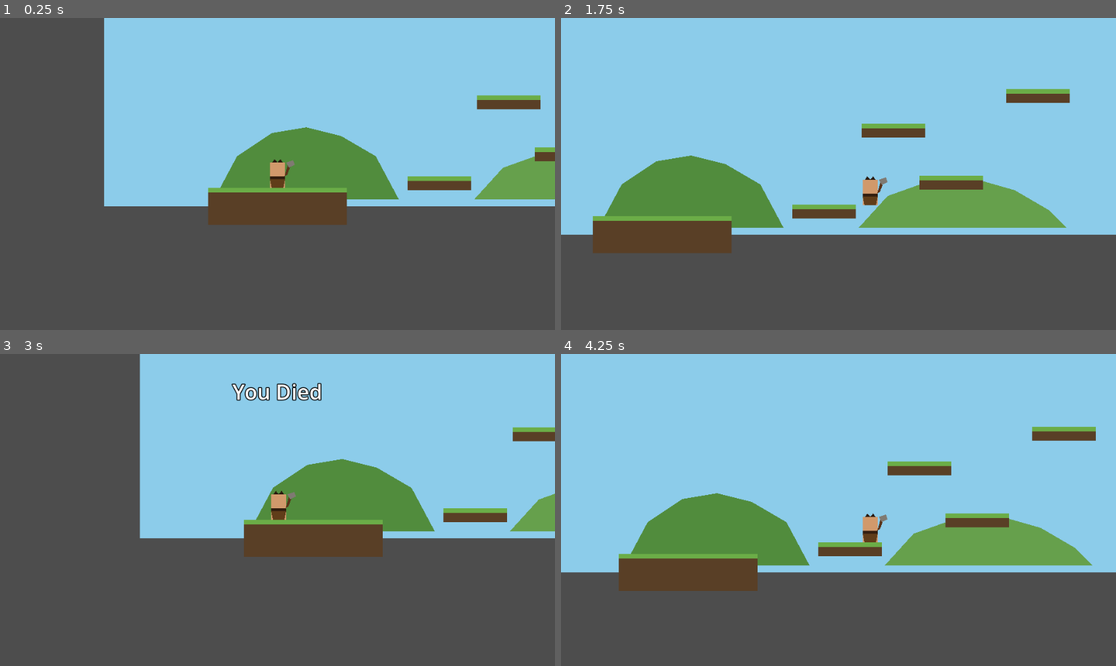
Above: before the commit, frames 1-4 (two rows, left to right).
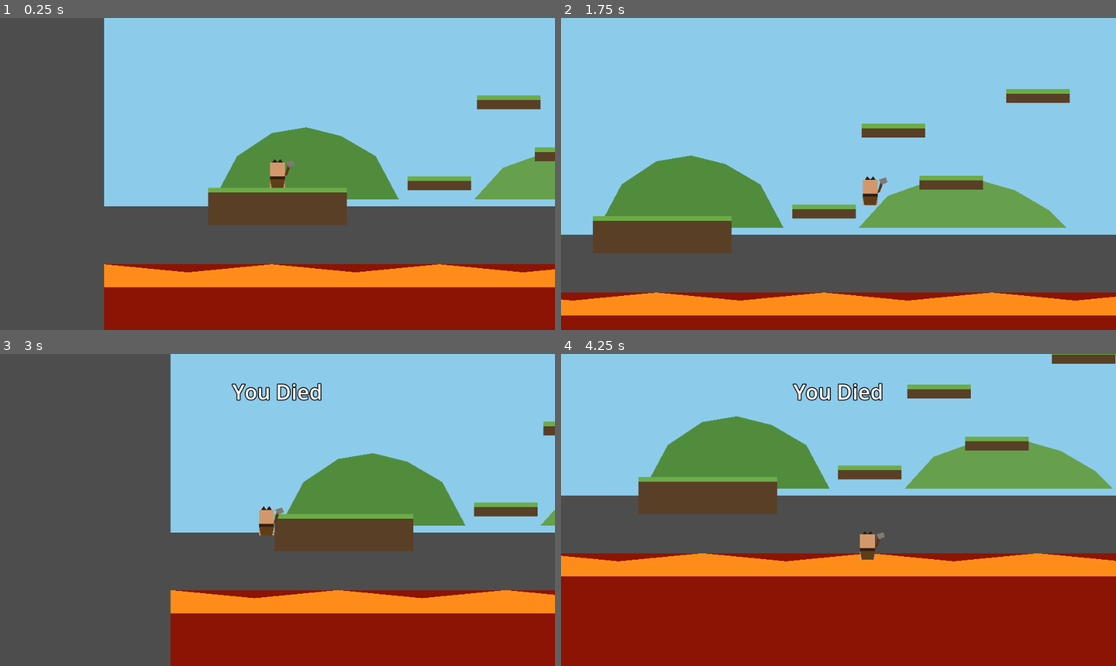
Above: after the commit, the same moments.

Repository: BrettSaley/Godot-platformer
Game: Godot game, scene res://scenes/Main.tscn
The game is run twice, just before and just after one commit, with the same random seed, the same clock (stepped at 60 frames per second) and the same inputs.
Inputs:
- Up to frame 1 (0.25 s): no input
- Up to frame 2 (1.75 s): tap Enter (ui_accept) at 0.5 s; hold D (move_right) from 0.53 s (still down); tap W (jump) at 0.77, 1.52 s
- Up to frame 3 (3 s): release D (move_right) at 2.03 s; hold A (move_left) 2.03-2.78 s; hold D (move_right) from 2.78 s (still down)
- Up to frame 4 (4.25 s): keep holding D (move_right); tap W (jump) at 3.02, 3.77 s

The runs differ from the first frame. In frame 1, 17% of the frame differs, in the area x 18-100%, y 78-100%; in frame 2, 12%; in frame 3, 27%; in frame 4, 68%, in the area x 0-100%, y 0-100%.

Commit message:
Add lava pit instead of an invisible kill line
Replaced the y-threshold fall check with an actual Area2D lava hazard
at the bottom of the level (dark red base with a glowing jagged
surface), so falling now visibly drops you into lava rather than a
grey void before showing "You Died" and respawning.

Co-Authored-By: Claude Sonnet 5 <noreply@anthropic.com>

Diff:
--- a/scenes/Main.tscn
+++ b/scenes/Main.tscn
@@ -14,6 +14,9 @@
 
 [sub_resource type="CircleShape2D" id="CircleShape2D_star"]
 radius = 14.0
+
+[sub_resource type="RectangleShape2D" id="RectangleShape2D_lava"]
+size = Vector2(1450, 300)
 
 [node name="Main" type="Node2D"]
 script = ExtResource("2_main")
@@ -31,6 +34,20 @@
 position = Vector2(620, 468)
 color = Color(0.4, 0.63, 0.3, 1)
 polygon = PackedVector2Array(-180, 20, -130, -35, -60, -60, 20, -65, 90, -45, 150, -10, 180, 20)
+
+[node name="Lava" type="Area2D" parent="."]
+position = Vector2(525, 750)
+
+[node name="CollisionShape2D" type="CollisionShape2D" parent="Lava"]
+shape = SubResource("RectangleShape2D_lava")
+
+[node name="Base" type="Polygon2D" parent="Lava"]
+color = Color(0.55, 0.08, 0.02, 1)
+polygon = PackedVector2Array(-725, -150, 725, -150, 725, 150, -725, 150)
+
+[node name="Glow" type="Polygon2D" parent="Lava"]
+color = Color(1, 0.55, 0.1, 1)
+polygon = PackedVector2Array(-725, -150, -580, -136, -435, -150, -290, -136, -145, -150, 0, -136, 145, -150, 290, -136, 435, -150, 580, -136, 725, -150, 725, -110, -725, -110)
 
 [node name="StartPlatform" type="StaticBody2D" parent="."]
 position = Vector2(100, 500)
--- a/scripts/main.gd
+++ b/scripts/main.gd
@@ -1,6 +1,4 @@
 extends Node2D
-
-const KILL_Y = 650.0
 
 @onready var player: CharacterBody2D = $Player
 @onready var start_position: Marker2D = $StartPosition
@@ -10,11 +8,12 @@
 
 func _ready() -> void:
 	$Star.body_entered.connect(_on_star_body_entered)
+	$Lava.body_entered.connect(_on_lava_body_entered)
 	message_timer.timeout.connect(_on_message_timer_timeout)
 
 
-func _physics_process(_delta: float) -> void:
-	if player.global_position.y > KILL_Y:
+func _on_lava_body_entered(body: Node) -> void:
+	if body == player:
 		die()
 
 
Not shown: 1 places in scenes/Main.tscn that only renumber resources
Not shown, added: scripts/main.gd.uid
